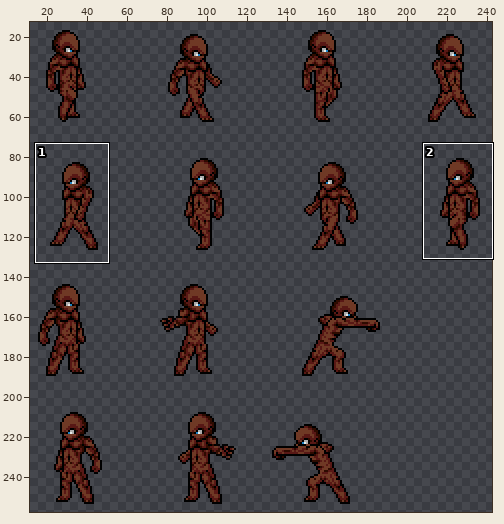
One commit to this sprite sheet: img/units/skin5.png. The first picture is a wide view before the edit; the outline marks the close-up.
Close-up. Earlier state:
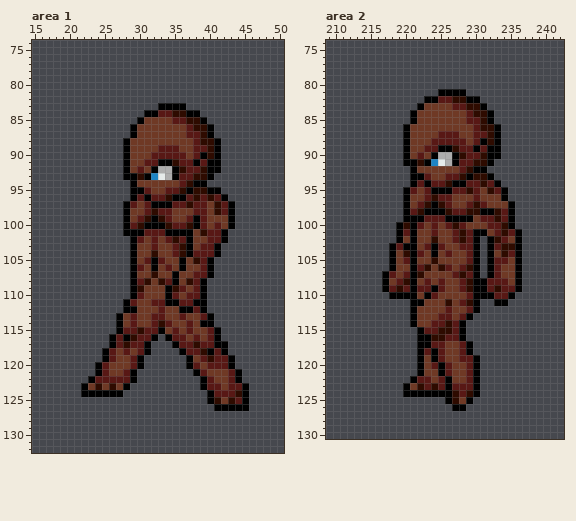
The file is 500x500 pixels. Shown: area 1: x 15..50, y 74..132; area 2: x 209..242, y 74..130. The wide view leaves out empty margins. The commit also changed other parts of the picture, which this record leaves out.
The same view after the edit:
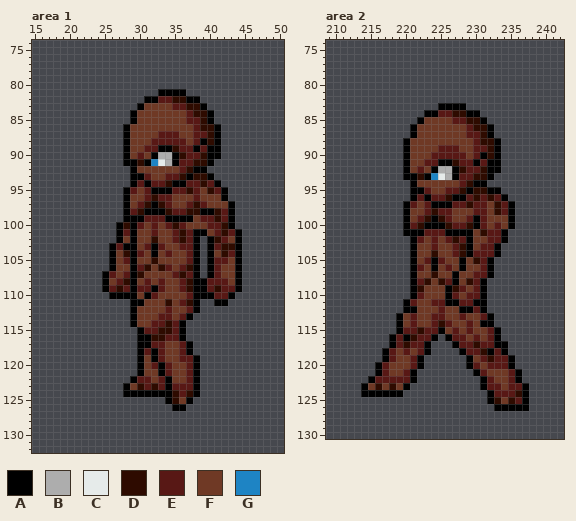
Palette (. is transparent): A #000000  B #adadad  C #e6ebea  D #2e0b00  E #581815  F #6f3925  G #1e84c4
Difference:
Area 1:
y 81: x 33..36 .... -> AAAA
y 82: x 31..38 ........ -> AAEEDDAA
y 83: x 30..39 ...AAAA... -> AFFFFEEDDA
y 84: x 29..40 ..AAEEDDAA.. -> AFFFFFFFEDDA
y 85: x 29..30 .A -> AF; x 35..40 EEDDA. -> FFEEDA
y 86: x 28..29 .A -> AF; x 37..38 ED -> FE; x 40..41 A. -> DA
y 87: x 28..29 .A -> AF; x 33..35 FFF -> EEE; x 37 E -> F; x 39..41 DA. -> EDA
y 88: x 32..36 FFFFF -> EEEEE; x 39 D -> A
y 89: x 31..38 FFEEEFFE -> EEAADEEA; x 40 D -> A
y 90: x 30 F -> E; x 32..37 EEEEEF -> ABBADE; x 39..40 AD -> DA
y 91: x 29..35 FFEEAAD -> ADAGCBA; x 38..39 AE -> DD; x 41 A -> .
y 92: x 28..30 AFE -> .AF; x 32..41 ABBADEEDAA -> FFFFEDAA..
y 93: x 28 A -> .; x 30..37 DAGCBAEE -> AEFFEEDA
y 94: x 30..41 FFFFFFEDAA.. -> EAEEDAAEEDEA
y 95: x 28..30 .AA -> AEF; x 32..34 FFE -> AAA; x 36..42 DADDAA. -> EDEFDEA
y 96: x 28..32 .AEAE -> AFFED; x 34..41 DAAEDEDE -> EFFFEFFF
y 97: x 29..31 EFE -> FED; x 33..38 AAEEDE -> DEFFED; x 41..42 DE -> FF
y 98: x 29..40 FFEDEEFFFEEF -> EDAAADEEDDAA
y 99: x 29..38 FEDADEFFEA -> AAEEEAAAAF; x 40..42 FFF -> EDE
y 100: x 27..35 .AEDAAADE -> ADAEFEFED; x 37..40 DAEF -> FFFE; x 42 F -> D
y 101: x 27..28 .A -> AE; x 30..31 AE -> FF; x 33..40 EAAAAFDE -> FFEDEAAF; x 42..44 A.. -> DEA
y 102: x 27..28 .. -> AF; x 30 E -> F; x 32 E -> D; x 34..44 EDEAFFEEA.. -> FEDEA.ADEFA
y 103: x 26..28 ... -> AEA; x 31..33 FEF -> EAE; x 35..44 EDAFEEA... -> FEEA.AEDDA
y 104: x 26..28 ... -> AFD; x 30 F -> E; x 32 D -> A; x 34..44 FEDAEEEA... -> EFFEA.AFDEA
y 105: x 26..28 ... -> AFE; x 31..33 EAE -> FDF; x 36..39 AFDE -> FEA.; x 41..44 .... -> EEFA
y 106: x 26..28 ... -> AFF; x 31..33 FAF -> DFD; x 36..39 AFFE -> EDA.; x 41..44 .... -> EFFA
y 107: x 25..28 .... -> AEFE; x 30 F -> D; x 32 D -> F; x 35..39 AFFEE -> EDEA.; x 41..44 .... -> EFFA
y 108: x 25..28 .... -> AFED; x 30..31 ED -> FE; x 33..36 DEAF -> EFFE; x 38 E -> A; x 40..44 ..... -> EEEFA
y 109: x 25..28 .... -> AEDE; x 30..35 DFFFAD -> EEAEFF; x 37..38 FE -> DA; x 40..44 ..... -> EDEEA
y 110: x 26..28 ... -> AAA; x 30..32 EFF -> FAE; x 34..35 AE -> FF; x 38 E -> A; x 40..43 .... -> AEEA
y 111: x 28..30 AEF -> .AA; x 32..35 EEAA -> FFDF; x 37 E -> D; x 39 A -> .; x 41..42 .. -> AA
y 112: x 28 A -> .; x 33..34 EF -> FE; x 36..39 AAEA -> FEA.
y 113: x 27..29 AFE -> ..A; x 32 E -> F; x 34 F -> E; x 37..40 FFEA -> A...
y 114: x 27..29 AFE -> ..A; x 33..40 DEFFEFAA -> EDEA....
y 115: x 27..30 AEED -> ...A; x 33..34 AF -> DD; x 36..41 FEFFEA -> A.....
y 116: x 26..34 AEADEEA.A -> ....AADDE; x 36..41 EFEFEA -> A.....
y 117: x 26..30 AEDEE -> ....A; x 32..35 ...A -> EEFF; x 37..42 EDEEAA -> A.....
y 118: x 25..42 AEFEFEA....AEEDAEA -> .....AEAEFFEA.....
y 119: x 25..29 AEFFE -> .....; x 31..43 ......AFEDEEA -> FAEFFEEA.....
y 120: x 24..29 AEFFFE -> ......; x 31..43 ......AEFEEEA -> FEAEFFEA.....
y 121: x 24..37 AEFFEA........ -> ......AFFAEFFE; x 39..44 EFFFEA -> ......
y 122: x 23..28 AEEEEE -> ......; x 30..44 .........AEFFEA -> EEFEAFFEA......
y 123: x 22..27 AFDFDF -> ......; x 29..45 ..........AEEFEEA -> FDEDEAEEEA.......
y 124: x 22..38 AAAAAA........... -> ......AAAAAAADEDA; x 40..45 AEEEDA -> ......
y 125: x 34..37 .... -> ADFA; x 40..45 ADFDEA -> ......
y 126: x 35..36 .. -> AA; x 41..45 AAAAA -> .....
Area 2:
y 81: x 225..228 AAAA -> ....
y 82: x 223..230 AAEEDDAA -> ........
y 83: x 222..231 AFFFFEEDDA -> ...AAAA...
y 84: x 221..232 AFFFFFFFEDDA -> ..AAEEDDAA..
y 85: x 221..222 AF -> .A; x 227..232 FFEEDA -> EEDDA.
y 86: x 220..221 AF -> .A; x 229..230 FE -> ED; x 232..233 DA -> A.
y 87: x 220..221 AF -> .A; x 225..227 EEE -> FFF; x 229 F -> E; x 231..233 EDA -> DA.
y 88: x 224..228 EEEEE -> FFFFF; x 231 A -> D
y 89: x 223..230 EEAADEEA -> FFEEEFFE; x 232 A -> D
y 90: x 222 E -> F; x 224..229 ABBADE -> EEEEEF; x 231..232 DA -> AD
y 91: x 221..227 ADAGCBA -> FFEEAAD; x 230..231 DD -> AE; x 233 . -> A
y 92: x 220..222 .AF -> AFE; x 224..233 FFFFEDAA.. -> ABBADEEDAA
y 93: x 220 . -> A; x 222..229 AEFFEEDA -> DAGCBAEE
y 94: x 222..233 EAEEDAAEEDEA -> FFFFFFEDAA..
y 95: x 220..222 AEF -> .AA; x 224..226 AAA -> FFE; x 228..234 EDEFDEA -> DADDAA.
y 96: x 220..224 AFFED -> .AEAE; x 226..233 EFFFEFFF -> DAAEDEDE
y 97: x 221..223 FED -> EFE; x 225..230 DEFFED -> AAEEDE; x 233..234 FF -> DE
y 98: x 221..232 EDAAADEEDDAA -> FFEDEEFFFEEF
y 99: x 221..230 AAEEEAAAAF -> FEDADEFFEA; x 232..234 EDE -> FFF
y 100: x 219..227 ADAEFEFED -> .AEDAAADE; x 229..232 FFFE -> DAEF; x 234 D -> F
y 101: x 219..220 AE -> .A; x 222..223 FF -> AE; x 225..232 FFEDEAAF -> EAAAAFDE; x 234..236 DEA -> A..
y 102: x 219..220 AF -> ..; x 222 F -> E; x 224 D -> E; x 226..236 FEDEA.ADEFA -> EDEAFFEEA..
y 103: x 218..220 AEA -> ...; x 223..225 EAE -> FEF; x 227..236 FEEA.AEDDA -> EDAFEEA...
y 104: x 218..220 AFD -> ...; x 222 E -> F; x 224 A -> D; x 226..236 EFFEA.AFDEA -> FEDAEEEA...
y 105: x 218..220 AFE -> ...; x 223..225 FDF -> EAE; x 228..231 FEA. -> AFDE; x 233..236 EEFA -> ....
y 106: x 218..220 AFF -> ...; x 223..225 DFD -> FAF; x 228..231 EDA. -> AFFE; x 233..236 EFFA -> ....
y 107: x 217..220 AEFE -> ....; x 222 D -> F; x 224 F -> D; x 227..231 EDEA. -> AFFEE; x 233..236 EFFA -> ....
y 108: x 217..220 AFED -> ....; x 222..223 FE -> ED; x 225..228 EFFE -> DEAF; x 230 A -> E; x 232..236 EEEFA -> .....
y 109: x 217..220 AEDE -> ....; x 222..227 EEAEFF -> DFFFAD; x 229..230 DA -> FE; x 232..236 EDEEA -> .....
y 110: x 218..220 AAA -> ...; x 222..224 FAE -> EFF; x 226..227 FF -> AE; x 230 A -> E; x 232..235 AEEA -> ....
y 111: x 220..222 .AA -> AEF; x 224..227 FFDF -> EEAA; x 229 D -> E; x 231 . -> A; x 233..234 AA -> ..
y 112: x 220 . -> A; x 225..226 FE -> EF; x 228..231 FEA. -> AAEA
y 113: x 219..221 ..A -> AFE; x 224 F -> E; x 226 E -> F; x 229..232 A... -> FFEA
y 114: x 219..221 ..A -> AFE; x 225..232 EDEA.... -> DEFFEFAA
y 115: x 219..222 ...A -> AEED; x 225..226 DD -> AF; x 228..233 A..... -> FEFFEA
y 116: x 218..226 ....AADDE -> AEADEEA.A; x 228..233 A..... -> EFEFEA
y 117: x 218..222 ....A -> AEDEE; x 224..227 EEFF -> ...A; x 229..234 A..... -> EDEEAA
y 118: x 217..234 .....AEAEFFEA..... -> AEFEFEA....AEEDAEA
y 119: x 217..221 ..... -> AEFFE; x 223..235 FAEFFEEA..... -> ......AFEDEEA
y 120: x 216..221 ...... -> AEFFFE; x 223..235 FEAEFFEA..... -> ......AEFEEEA
y 121: x 216..229 ......AFFAEFFE -> AEFFEA........; x 231..236 ...... -> EFFFEA
y 122: x 215..220 ...... -> AEEEEE; x 222..236 EEFEAFFEA...... -> .........AEFFEA
y 123: x 214..219 ...... -> AFDFDF; x 221..237 FDEDEAEEEA....... -> ..........AEEFEEA
y 124: x 214..230 ......AAAAAAADEDA -> AAAAAA...........; x 232..237 ...... -> AEEEDA
y 125: x 226..229 ADFA -> ....; x 232..237 ...... -> ADFDEA
y 126: x 227..228 AA -> ..; x 233..237 ..... -> AAAAA
